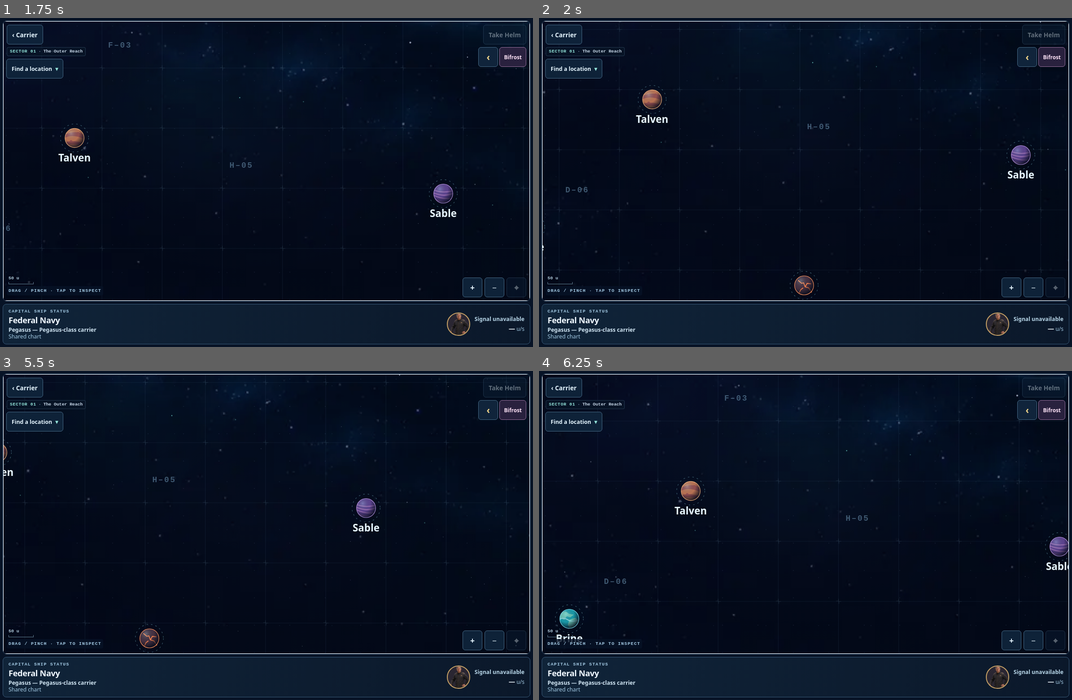
Above: before the commit, frames 1-4 (two rows, left to right).
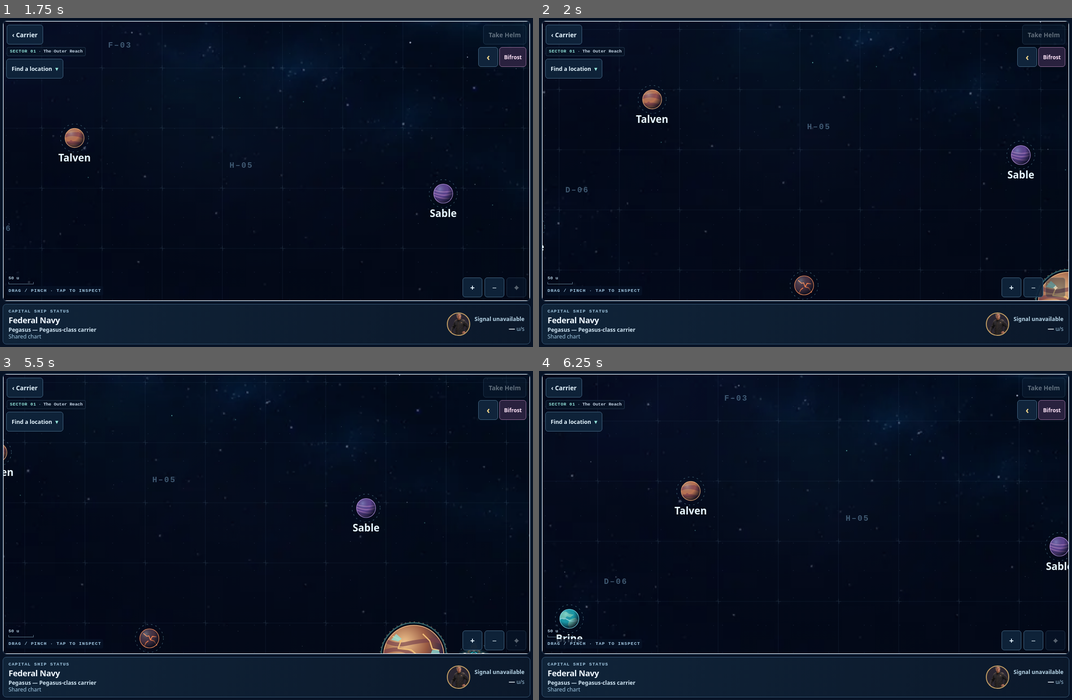
Above: after the commit, the same moments.

Repository: gambizt3-dev/rift-runner
Game: browser game, page galaxy-map.html
Same seed, same stepped clock (60 frames per second), same inputs: the game is played once before the commit and once after it.
Inputs (mouse positions are in pixels of both pictures, inside the frame that each line leads up to):
- Up to frame 1 (1.75 s): click (266, 159) at 0.27 s; hold Right 1.03-1.53 s; click (266, 189) at 1.07 s; tap Ctrl at 1.1, 1.6 s; hold Down from 1.58 s (still down); click (159, 133) at 1.67 s
- Up to frame 2 (2 s): release Down at 1.85 s; hold Left from 1.9 s (still down)
- Up to frame 3 (5.5 s): tap Ctrl every 0.5 s from 2.1 to 5.1 s; click (373, 472) at 2.27 s; release Left at 2.47 s; hold Up 2.52-2.82 s; click (346, 568) at 2.87 s; hold Right 2.87-3.53 s; click (133, 584) at 3.47 s; hold Up 3.58-3.82 s; hold Left 3.87-4.3 s; click (266, 456) at 4.07 s; hold Down 4.35-4.68 s; click (426, 528) at 4.67 s; hold Right 4.73-5.23 s; click (106, 512) at 5.27 s; hold Down from 5.28 s (still down)
- Up to frame 4 (6.25 s): release Down at 5.55 s; hold Left 5.6-6.17 s; tap Ctrl at 5.6, 6.1 s; click (752, 611) at 5.87 s; hold Up from 6.22 s (still down)

Frame 1 is identical in both runs. In frame 2, 0.4% of the frame differs, in the area x 93-100%, y 76-86%; in frame 3, 0.9%, in the area x 71-92%, y 76-86%; in frame 4, nothing differs.

Commit message:
Chart five resupply stations and Meridian; fit flight map to viewport

Diff:
--- a/galaxy-map.css
+++ b/galaxy-map.css
@@ -119,7 +119,12 @@
 .transit-status:not([hidden]){position:absolute;z-index:2;inset:auto 8px 8px;margin:0;padding:8px 10px;border-radius:7px;background:#071c2de8;color:#d9fff7;font-weight:650;text-align:center}
 
 .atlas[data-flight-map] :is(.back,.fighter-deck,.helm,.carrier-strip){display:none}
-.atlas[data-flight-map] .viewport{height:calc(100dvh - var(--atlas-top,0px) - var(--atlas-bottom,0px) - 12px);min-height:210px}
+.atlas[data-flight-map]{min-height:0;padding-block-end:6px}
+.atlas[data-flight-map] .viewport{height:calc(100vh - var(--atlas-top,0px) - 8px);height:calc(100dvh - var(--atlas-top,0px) - 8px);min-height:0}
+.resupply-pin .target-name{fill:#99f4eb;font-size:17px}
+.resupply-pin image{filter:drop-shadow(0 0 4px #74ebee75)}
+.resource-pin .target-name{fill:#ffe3ae;font-size:25px}
+.resource-pin .world-orbit{stroke:#f0c58e}
 
 .viewport>.fighter-deck{position:absolute;z-index:2;inset-block-start:8px;inset-inline-start:102px;padding-inline:9px;border-color:#5eafa9;background:#133b42;color:#ccfff2}
 
--- a/galaxy-map.html
+++ b/galaxy-map.html
@@ -6,17 +6,17 @@
 <meta name="theme-color" content="#071326">
 <title>Galaxy Map · Rift Runner</title>
 <link rel="icon" href="./rift-192.png">
-<link rel="stylesheet" href="./galaxy-map.css?v=246">
+<link rel="stylesheet" href="./galaxy-map.css?v=247">
 <script src="./pilot-credits.js?v=252" data-read-only defer></script>
 <script src="./pilot-missions.js?v=160" defer></script>
 <script src="./wing-rendezvous.js?v=185" defer></script>
-<script src="./galaxy-shared.js?v=220" defer></script>
+<script src="./galaxy-shared.js?v=221" defer></script>
 <script src="./guild-vessel-identity.js?v=254" defer></script>
 <script src="./fighter-registry.js?v=254" defer></script>
 <script src="./fighter-parking.js?v=2" defer></script>
 <script src="./cross-battle.js?v=1" defer></script>
 <script src="./rift-multiplayer.js?v=1" defer></script>
-<script src="./galaxy-map.js?v=252" defer></script>
+<script src="./galaxy-map.js?v=253" defer></script>
 </head>
 <body>
 <main id="galaxy-atlas" class="atlas" aria-labelledby="galaxy-title">
@@ -35,6 +35,17 @@
     </div>
     <svg id="galaxy-chart" viewBox="0 0 1200 860" role="group" tabindex="0" aria-label="Chart of planets, moons, other sights, and the guild vessels Pegasus and Bifrost. Use arrow keys to pan.">
      <defs>
+      <radialGradient id="meridian-sphere" cx="35%" cy="29%" r="67%"><stop stop-color="#f1c58e"/><stop offset=".56" stop-color="#985942"/><stop offset="1" stop-color="#282043"/></radialGradient>
+      <clipPath id="meridian-limb"><circle r="60"/></clipPath>
+      <symbol id="resource-world" viewBox="-82 -82 164 164">
+       <circle r="65" fill="none" stroke="#70ddd8" stroke-width="2" stroke-opacity=".46"/>
+       <circle r="60" fill="url(#meridian-sphere)" stroke="#e4af7e" stroke-width="1.7"/>
+       <g clip-path="url(#meridian-limb)">
+        <path d="M-69-38Q-44-17-16-23T41-31L68-22M-72-1Q-35-21-7-4T35 10L64-1M-70 26Q-42 10-17 26T23 30L66 21M-56 44Q-22 53 7 41T61 36" fill="none" stroke="#733e4a" stroke-width="8" stroke-opacity=".65"/>
+        <path d="M-42-38-25-30-31-14-5-11 9 1 3 14 24 22M-43 3-33 15-13 17-2 35 15 43M18-43 32-29 37-13 51-10" fill="none" stroke="#efbe77" stroke-linejoin="round" stroke-width="2.5"/>
+        <path d="M-35-43-24-33-31-28-45-31ZM-8 12 0 14 8 21-6 25-16 19ZM37-11 49-11 52-5 42 3 33-1Z" fill="#8ee4dc" opacity=".75"/>
+       </g>
+      </symbol>
       <pattern id="sectors" width="120" height="120" patternUnits="userSpaceOnUse"><path d="M0 0h120v120" fill="none" stroke="#6d99c2" stroke-opacity=".24"/><path d="M0 5v-5h5 M115 120h5v-5" fill="none" stroke="#99c4df" stroke-opacity=".36"/></pattern>
       <radialGradient id="mist"><stop stop-color="#315dba" stop-opacity=".38"/><stop offset=".47" stop-color="#303f89" stop-opacity=".17"/><stop offset="1" stop-color="#17285a" stop-opacity="0"/></radialGradient>
       <radialGradient id="rift"><stop stop-color="#2dc8eb" stop-opacity=".18"/><stop offset="1" stop-color="#3152a2" stop-opacity="0"/></radialGradient>
--- a/galaxy-map.js
+++ b/galaxy-map.js
@@ -461,9 +461,9 @@
   pinsByTile.set(id,{group,pin});
   for(const w of record.worlds){
    if(w===home)continue;
-   const g=make('g',{class:'target'+(w===pirateHideout?' hideout-pin':w.poi?' signal':w.big?' moon':''),'data-lo …(140 unchanged characters)…
+   const g=make('g',{class:'target'+(w===pirateHideout?' hideout-pin':w.resupplyFor?' resupply-pin':w.resourceWorld?' resource-pin':w.poi?' signal':w.big?' moon':''),'data-lo …(140 unchanged characters)…
    const hit=make('circle',{class:'world-hit',r:34},g);
-   make('circle',{class:'world-orbit',r:w.big?42:28},g);
+   make('circle',{class:'world-orbit',r:w.resourceWorld?67:w.big?42:28},g);
    if(w===pirateHideout){
     make('path',{d:'M-23-8-15-20 7-24 21-13 25 5 13 20-9 22-24 11Z',fill:'#553727',stroke:'#f4bb83','stroke-width':'2.4'},g);
     make('path',{d:'M-11 11V-2L0-11 11-2V11H4V3H-4V11Z',fill:'#261b21',stroke:'#ffd098','stroke-width':'1.5'},g);
@@ -472,8 +472,10 @@
     make('path',{d:'M0-23 24 0 0 23-24 0Z',fill:'#492d4d',stroke:'#f2b095','stroke-width':2},g);
     make('path',{d:'M-14 7l5-10 8-4 6 5 7-3 3 10-10 5zM-4-1l4 5 4-1',fill:'#a56275',stroke:'#ffb995','stroke-width':1.2},g);
     make('circle',{cx:9,cy:-12,r:2.5,fill:'#ffbd88'},g);
-   }else make('use',{href:'#'+w.art,x:w.big?-52:-30,y:w.big?-47:-27,width:w.big?104:60,height:w.big?94:54,'pointer-events':'none'},g);
-   make('text',{class:'target-name',y:w.big?60:47},g).textContent=w.name;
+   }else if(w.resupplyFor)make('image',{href:'./resupply-station-map.webp',x:-29,y:-29,width:58,height:58,'pointer-events':'none'},g);
+   else if(w.resourceWorld)make('use',{href:'#'+w.art,x:-82,y:-82,width:164,height:164,'pointer-events':'none'},g);
+   else make('use',{href:'#'+w.art,x:w.big?-52:-30,y:w.big?-47:-27,width:w.big?104:60,height:w.big?94:54,'pointer-events':'none'},g);
+   make('text',{class:'target-name',y:w.resourceWorld?91:w.resupplyFor?42:w.big?60:47},g).textContent=w.name;
    pin.set(w.id,{g,hit});activatePin(g,w.id);
   }
  }
--- a/galaxy-shared.js
+++ b/galaxy-shared.js
@@ -30,10 +30,21 @@
   survey:'Survey complete: The derelicts conceal an abandoned pirate relay. A cold beacon still repeats the old call sign: Blackwake.'});
  data.push({id:'south-moon',name:'Uncharted Moon',type:'Uncharted moon',code:'E–15',x:805,y:1920,art:'chart-moon',big:true,
   copy:'A large, cratered moon in the far south. Its radio band is silent and its charts carry no name.'});
+ const meridian={id:'meridian',name:'Meridian',type:'Resource planet',code:'Central Reach',x:1375,y:905,art:'resource-world',resourceWorld:true,
+  copy:'The largest world in the Reach. Its mineral belts make it the sector’s main resource landmark. Meridian Resupply is one tile east.'};
+ data.push(meridian);
+ // Match the visible chart grid: one neighboring cell is 120 world units.
+ const cell=120;
+ for(const [id,dx,dy] of [['meridian',1,0],['lyren',1,0],['serein',0,1],['verdan',0,1],['siroc',1,0]]){
+  const planet=data.find(w=>w.id===id);
+  data.push({id:id+'-resupply',name:planet.name+' Resupply',type:'Resupply station',code:'Adjacent to '+planet.name,
+   x:planet.x+dx*cell,y:planet.y+dy*cell,resupplyFor:id,
+   copy:'A resupply station one chart tile '+(dx?'east':'south')+' of '+planet.name+'. Marked on the chart; docking and resupply services are not online yet.'});
+ }
  const frames={ocean:[0,0],lava:[50,0],rings:[100,0],ice:[0,100],violet:[50,100],rust:[100,100]};
  // Portrait cells are reused as atmospheric backdrops. Exclude nonplanet
  // signals, asteroids and moons; blank neighboring sectors remain blank.
- const flightArt=Object.freeze({forest:'ocean',dune:'rust','azure-rings':'ice'});
+ const flightArt=Object.freeze({forest:'ocean',dune:'rust','azure-rings':'ice','resource-world':'rust'});
  function nearPlanet(pos,priorId){
   if(pos?.sector!=='reach'||!Number.isFinite(pos.x)||!Number.isFinite(pos.y))return null;
   let closest=null;
--- a/index.html
+++ b/index.html
@@ -12,14 +12,14 @@
 <link rel="icon" type="image/png" href="rift-192.png">
 <title>Rift Runner</title>
 <meta name="description" content="Pilot a low hovercraft through a single test arena. Push cones and try the manual blaster.">
-<link rel="stylesheet" href="style.css?v=260">
+<link rel="stylesheet" href="style.css?v=261">
 <script src="./sound-activation.js?v=1" defer></script>
 <script src="blaster-sfx.js" defer></script>
 <script src="ballistic-sfx.js?v=13" defer></script>
 <script src="ballistic-burst-echo-sfx.js?v=2" defer></script>
 <script src="pilot-missions.js?v=160" defer></script>
 <script src="wing-rendezvous.js?v=185" defer></script>
-<script src="./galaxy-shared.js?v=220" defer></script>
+<script src="./galaxy-shared.js?v=221" defer></script>
 <script src="pilot-credits.js?v=253" defer></script>
 <script src="./fighter-registry.js?v=254" defer></script>
 <script src="./fighter-parking.js?v=2" defer></script>
--- a/style.css
+++ b/style.css
@@ -953,7 +953,8 @@
 
 /* Galaxy transit is a read-only chart overlay, with an explicit return action. */
 .fighter-transit{
- position:fixed;z-index:100;inset:0;display:grid;grid-template-rows:auto minmax(0,1fr);
+ position:fixed;z-index:100;inset:0 0 auto;block-size:100vh;block-size:100dvh;display:grid;grid-template-rows:auto minmax(0,1fr);
+ box-sizing:border-box;padding-block-end:env(safe-area-inset-bottom,0px);overflow:hidden;
  background:#081321;color:#e8fffa;
 }
 .fighter-transit[hidden]{display:none}
@@ -963,7 +964,7 @@
  border-bottom:1px solid #375c65;background:#10232d;
 }
 .fighter-transit p{margin:3px 0 0;font-size:clamp(11px,3.2vw,14px);color:#b5d6d5}
-.fighter-transit iframe{display:block;width:100%;height:100%;border:0;pointer-events:none}
+.fighter-transit iframe{display:block;width:100%;height:100%;min-height:0;border:0;pointer-events:none}
 .fighter-transit[data-chart=picker] iframe{pointer-events:auto}
 #capital-flight-map{white-space:normal;line-height:1.1;border-color:#9bb9d0;color:#e6f4ff}
 
--- a/tests/galaxy-map.test.cjs
+++ b/tests/galaxy-map.test.cjs
@@ -62,10 +62,10 @@
  assert.match(html,/class="control back" href="\.\/carrier\.html"/);
  assert.doesNotMatch(html,/class="atlas-head"|class="chart-cap"|Rift Runner <span> \/ <\/span> Navigation/,'the map has no visible title or tile header');
  assert.match(html,/<h1 class="atlas-sr-only" id="galaxy-title">Galaxy Map<\/h1>/);
- assert.match(html,/viewport-fit=cover/);assert.match(html,/galaxy-map.js\?v=252/);
+ assert.match(html,/viewport-fit=cover/);assert.match(html,/galaxy-map.js\?v=253/);
  assert.doesNotMatch(html,/\bfire-button\b|\bgame\.js\b|galaxy-route|class="lanes"|id="galaxy-fly"|galaxy-explore|galaxy-(east|west)/);
  assert.match(read('galaxy-map.css'),/\.viewport\{[^}]+touch-action:none/);
- assert.equal(q.el('galaxy-find').kids.length,28,'prompt, 19 planets, three moons, a giant asteroid, the signal, the hideout and two carriers');
+ assert.equal(q.el('galaxy-find').kids.length,34,'prompt, 19 planets, three moons, a giant asteroid, the signal, the hideout, two carriers, Meridian and five resupply stations');
  assert.equal(q.carrier.attrs.get('aria-label'),'Federal Navy · Pegasus — Pegasus-class carrier');
  assert.equal(q.carrier.kids.find(n=>n.attrs.get('class')==='carrier-art-pin').kids.find(n=>n.tag==='image').attrs.get('href'),'./captain-bridge-front.webp?v=94');
  assert.match(html,/<symbol id="carrier-map-mark"/);assert.ok(q.shape()[2]>=1200&&q.shape()[2]<=1280,'starts at the wider phone zoom');
@@ -84,7 +84,7 @@
  const q=setup(),main=q.el('galaxy-targets').kids[0],html=read('galaxy-map.html');
  const points=main.kids.map(pin=>[pin.getAttribute('data-location'),...q.position(pin)]);
  const ids=new Set(points.map(([id])=>id));
- assert.equal(ids.size,25);
+ assert.equal(ids.size,31);
  assert.ok(points.filter(([,x,y])=>y<-400).length>=3,'several worlds in the far north');
  assert.ok(points.filter(([,x,y])=>y>1750).length>=5,'several worlds, moons and the giant asteroid in the south');
  assert.ok(Math.max(...points.map(p=>p[1]))-Math.min(...points.map(p=>p[1]))>2200);
@@ -258,7 +258,7 @@
  assert.equal(q.el('galaxy-backdrop-frontier').attrs.has('display'),false);
  assert.equal(button.textContent,'Go to Carrier');assert.match(button.getAttribute('title'),/The Outer Reach/);
  button.send('click');assert.equal(chartSector(),'The Outer Reach');assert.equal(button.textContent,'⌖');near(q.position(q.carrier)[0],2715);
- assert.equal(q.el('galaxy-find').kids.length,28);
+ assert.equal(q.el('galaxy-find').kids.length,34);
 });
 
 test('the contact drawer stays hidden until a contact tap and Escape closes it while crew remains independent',()=>{
@@ -926,3 +926,23 @@
  const picker=setup({parent:{postMessage(){}},search:'?flight-map=1&from=rift-carrier'});
  assert.equal(picker.el('galaxy-next-capital').listeners.has('click'),false);
 });
+
+
+test('five stations sit in adjacent chart cells and Meridian is the oversized central resource world',()=>{
+ const q=setup(),catalog=[['meridian',1,0],['lyren',1,0],['serein',0,1],['verdan',0,1],['siroc',1,0]];
+ assert.equal(q.el('galaxy-targets').kids[0].kids.filter(p=>p.attrs.get('class')==='target resupply-pin').length,5);
+ for(const [id,x,y] of catalog){
+  const a=q.position(q.pin(id)),pin=q.pin(id+'-resupply'),b=q.position(pin);
+  assert.deepEqual(b,[a[0]+120*x,a[1]+120*y]);
+  assert.ok(pin.kids.some(k=>k.attrs.get('href')==='./resupply-station-map.webp'));
+  q.tap(125,130,pin);assert.equal(q.el('location-class').textContent,'Resupply station');
+ }
+ const meridian=q.pin('meridian');
+ assert.deepEqual(q.position(meridian),[1375,905]);
+ assert.ok(meridian.kids.some(k=>k.attrs.get('href')==='#resource-world'&&k.attrs.get('width')==='164'));
+ q.tap(125,130,meridian);assert.equal(q.el('location-class').textContent,'Resource planet');
+});
+test('flight overlay fits the mobile visual viewport and leaves room for the map controls',()=>{
+ assert.match(read('style.css'),/\.fighter-transit\{[^}]*block-size:100dvh[^}]*grid-template-rows:auto minmax\(0,1fr\)/);
+ assert.match(read('galaxy-map.css'),/\.atlas\[data-flight-map\] \.viewport\{[^}]*100dvh[^}]*min-height:0/);
+});
Binary file added: resupply-station-map.webp
